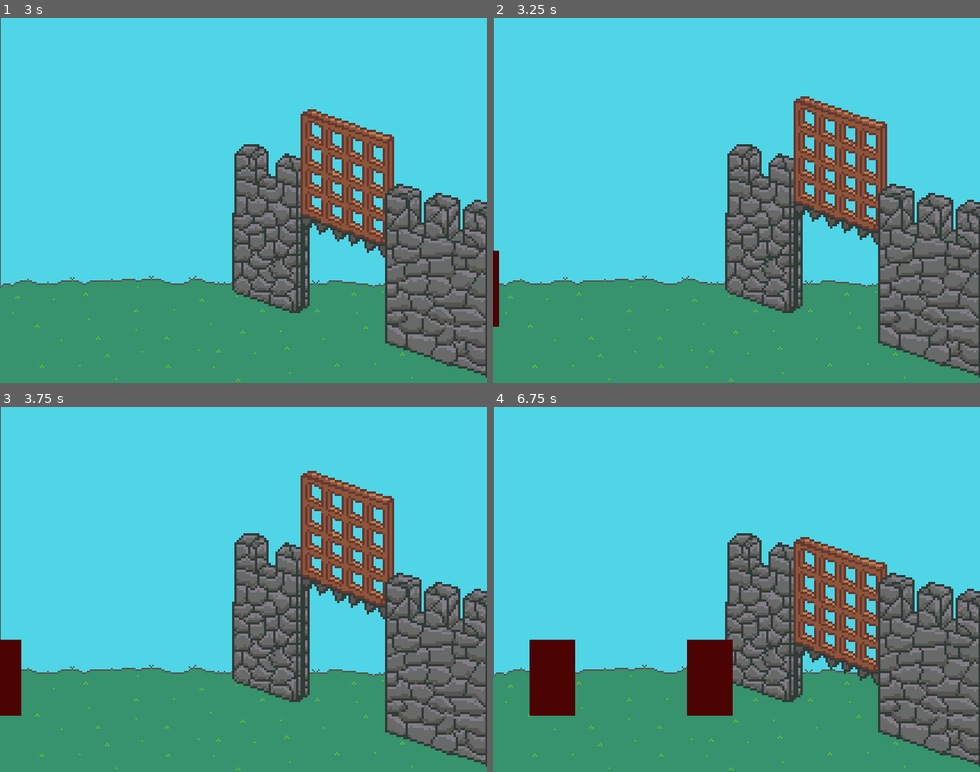
Above: before the commit, frames 1-4 (two rows, left to right).
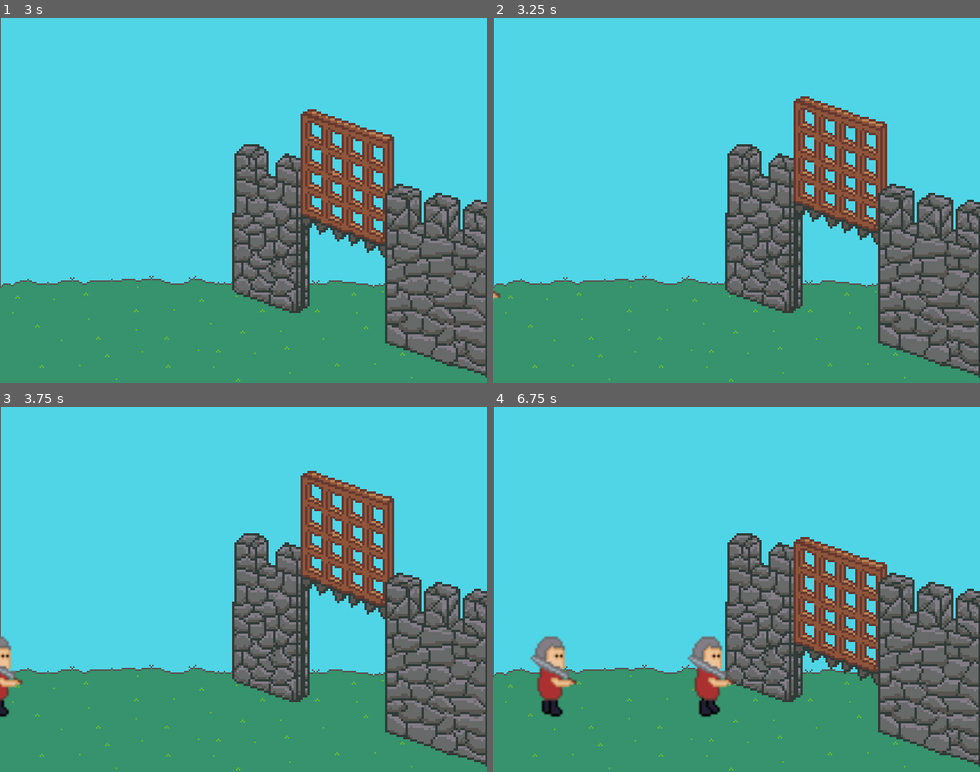
Above: after the commit, the same moments.

Repository: dudezord/01-portcullis
Game: Godot game, scene res://Game.tscn
Two runs of this game, one before a commit and one after it. Both use one fixed random seed, a clock stepped at 60 frames per second and the inputs below.
Inputs:
- Up to frame 1 (3 s): tap Enter (ui_accept) at 0.5, 0.77, 1.52 s; hold Right 0.53-1.28 s; hold Tab 0.53-1.28 s; hold Left 1.28-2.03 s; tap 0 at 1.35, 2.85 s; hold Tab 2.03-2.78 s; hold Right from 2.03 s (still down)
- Up to frame 2 (3.25 s): keep holding Right; tap Enter (ui_accept) at 3.02 s
- Up to frame 3 (3.75 s): release Right at 3.53 s; hold Left from 3.53 s (still down); hold Tab from 3.53 s (still down)
- Up to frame 4 (6.75 s): tap Enter (ui_accept) at 3.77, 4.52, 6.02 s; release Tab at 4.28 s; tap 0 at 4.35, 5.85 s; hold Tab 5.03-5.78 s; release Left at 5.78 s; hold Right from 5.78 s (still down); hold Tab from 6.53 s (still down)

Frame 1 is identical in both runs. In frame 2, 0.3% of the frame differs, in the area x 0-2%, y 63-85%; in frame 3, 0.9%; in frame 4, 4.0%, in the area x 7-50%, y 62-85%.

Commit message:
Mobs art

Diff:
--- a/mobs/MobController.gd
+++ b/mobs/MobController.gd
@@ -2,7 +2,6 @@
 extends Node2D
 
 export var speed = 200
-export var score_death = 500
 
 enum Status {
 	Moving,
--- a/mobs/enemy_soldier/EnemySoldier.tscn
+++ b/mobs/enemy_soldier/EnemySoldier.tscn
@@ -1,6 +1,31 @@
-[gd_scene load_steps=4 format=2]
+[gd_scene load_steps=10 format=2]
 
 [ext_resource path="res://mobs/enemy_soldier/EnemySoldier.gd" type="Script" id=1]
+[ext_resource path="res://assets/enemy.png" type="Texture" id=2]
+
+[sub_resource type="AtlasTexture" id=3]
+atlas = ExtResource( 2 )
+region = Rect2( 0, 0, 64, 64 )
+
+[sub_resource type="AtlasTexture" id=4]
+atlas = ExtResource( 2 )
+region = Rect2( 64, 0, 64, 64 )
+
+[sub_resource type="AtlasTexture" id=5]
+atlas = ExtResource( 2 )
+region = Rect2( 128, 0, 64, 64 )
+
+[sub_resource type="AtlasTexture" id=6]
+atlas = ExtResource( 2 )
+region = Rect2( 192, 0, 64, 64 )
+
+[sub_resource type="SpriteFrames" id=7]
+animations = [ {
+"frames": [ SubResource( 3 ), SubResource( 4 ), SubResource( 5 ), SubResource( 6 ) ],
+"loop": true,
+"name": "default",
+"speed": 10.0
+} ]
 
 [sub_resource type="RectangleShape2D" id=1]
 extents = Vector2( 19.5, 5 )
@@ -12,11 +37,11 @@
 script = ExtResource( 1 )
 damage_per_second = 2.0
 
-[node name="ColorRect" type="ColorRect" parent="."]
-margin_left = -30.0
-margin_top = -100.0
-margin_right = 30.0
-color = Color( 0.301961, 0.0156863, 0.0156863, 1 )
+[node name="AnimatedSprite" type="AnimatedSprite" parent="."]
+position = Vector2( -2, -68 )
+scale = Vector2( 3, 3 )
+frames = SubResource( 7 )
+playing = true
 
 [node name="AreaKill" type="Area2D" parent="."]
 collision_layer = 2
@@ -32,5 +57,3 @@
 [node name="CollisionShape2D" type="CollisionShape2D" parent="AreaStop"]
 position = Vector2( 20, -50 )
 shape = SubResource( 2 )
-
-[connection signal="area_entered" from="AreaStop" to="." method="_on_AreaStop_area_entered"]
--- a/mobs/villager/Villager.tscn
+++ b/mobs/villager/Villager.tscn
@@ -1,6 +1,31 @@
-[gd_scene load_steps=4 format=2]
+[gd_scene load_steps=10 format=2]
 
 [ext_resource path="res://mobs/villager/Villager.gd" type="Script" id=1]
+[ext_resource path="res://assets/villager.png" type="Texture" id=2]
+
+[sub_resource type="AtlasTexture" id=3]
+atlas = ExtResource( 2 )
+region = Rect2( 0, 0, 64, 64 )
+
+[sub_resource type="AtlasTexture" id=4]
+atlas = ExtResource( 2 )
+region = Rect2( 64, 0, 64, 64 )
+
+[sub_resource type="AtlasTexture" id=5]
+atlas = ExtResource( 2 )
+region = Rect2( 128, 0, 64, 64 )
+
+[sub_resource type="AtlasTexture" id=6]
+atlas = ExtResource( 2 )
+region = Rect2( 192, 0, 64, 64 )
+
+[sub_resource type="SpriteFrames" id=7]
+animations = [ {
+"frames": [ SubResource( 3 ), SubResource( 4 ), SubResource( 5 ), SubResource( 6 ) ],
+"loop": true,
+"name": "default",
+"speed": 10.0
+} ]
 
 [sub_resource type="RectangleShape2D" id=1]
 extents = Vector2( 19.5, 5 )
@@ -11,11 +36,11 @@
 [node name="Node2D" type="Node2D"]
 script = ExtResource( 1 )
 
-[node name="ColorRect" type="ColorRect" parent="."]
-margin_left = -30.0
-margin_top = -100.0
-margin_right = 30.0
-color = Color( 0.0156863, 0.301961, 0.0745098, 1 )
+[node name="AnimatedSprite" type="AnimatedSprite" parent="."]
+position = Vector2( -2, -68 )
+scale = Vector2( 3, 3 )
+frames = SubResource( 7 )
+playing = true
 
 [node name="AreaKill" type="Area2D" parent="."]
 collision_layer = 2
Binary file added: assets/_raw/enemy.aseprite
Binary file added: assets/_raw/villager.aseprite
Binary file added: assets/enemy.png
Binary file added: assets/villager.png
Not shown, added: assets/villager.png.import
